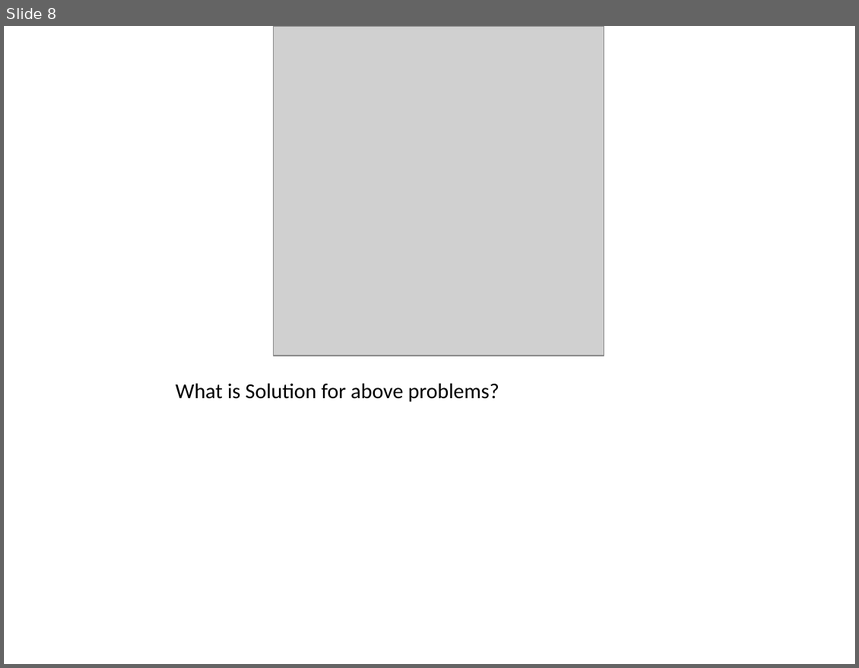
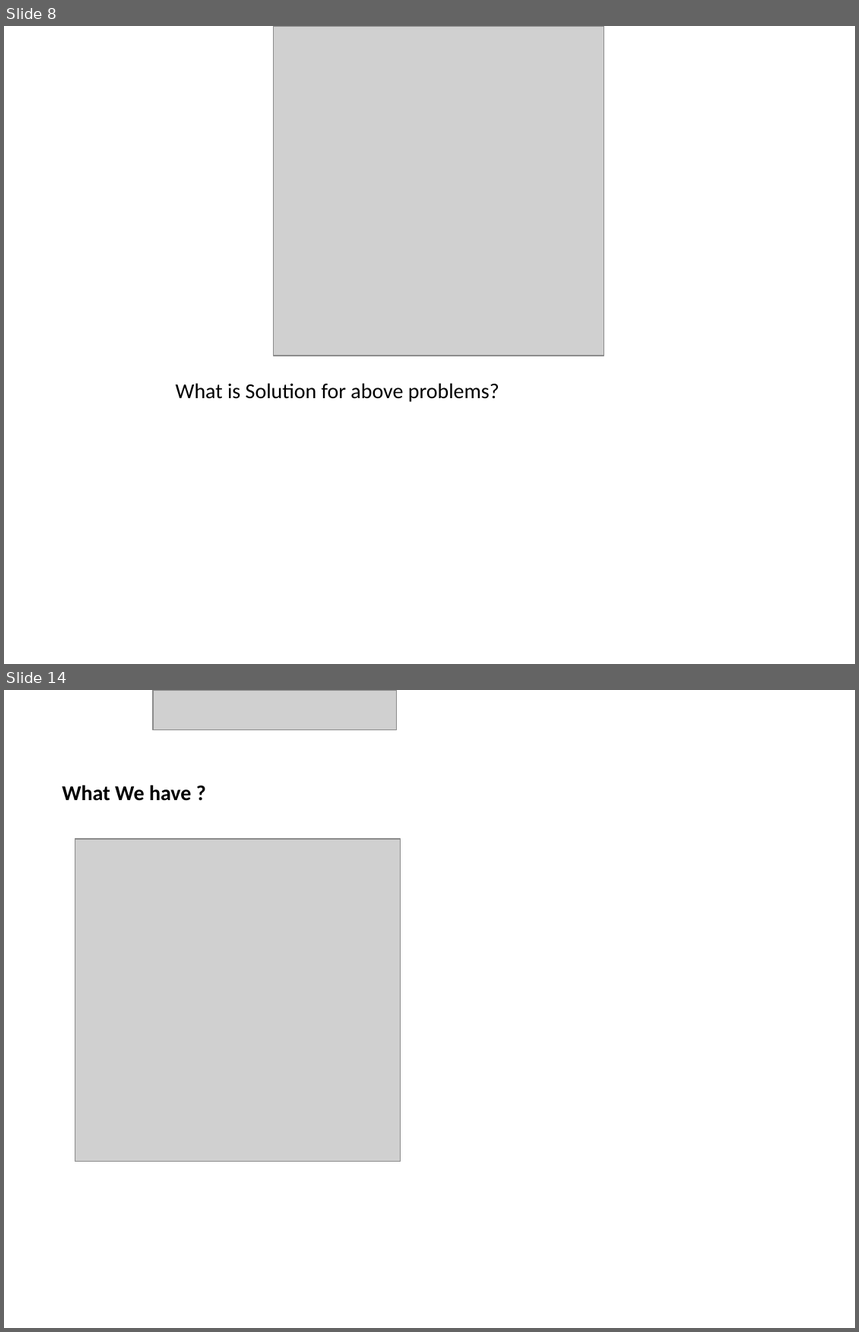
Before and after one commit to AvinashTiwari/Artifical-intelligence, a slide deck: devops/devops.pptx. Shown one above the other, each under a label of ours: slide 8 before the commit, slides 8 and 14 after it; the slides between them are not shown. The pictures are 859x668 and 859x1332 pixels, drawn with LibreOffice and Linux fonts; fonts in the diff are those of the drawing; grey boxes stand for pictures. Boxes give left, top, right and bottom in pixels: in the first picture for what was removed or moved away, otherwise in the second. Text is boxed around its words. In the diff, an @@ line names an element or a change of style, - is before the commit and + after.

```diff
--- a/devops/devops.pptx
+++ b/devops/devops.pptx
@@ slide 14 added at (4,690,855,1328), background #FFFFFF @@
@@ picture added at (153,690,396,730) @@
@@ text added at (62,785,192,801), 18 pt, text #000000, bold @@
+What We have ?
@@ picture added at (75,839,400,1161) @@
```
Also in this commit, not shown: 9 other slides added.
